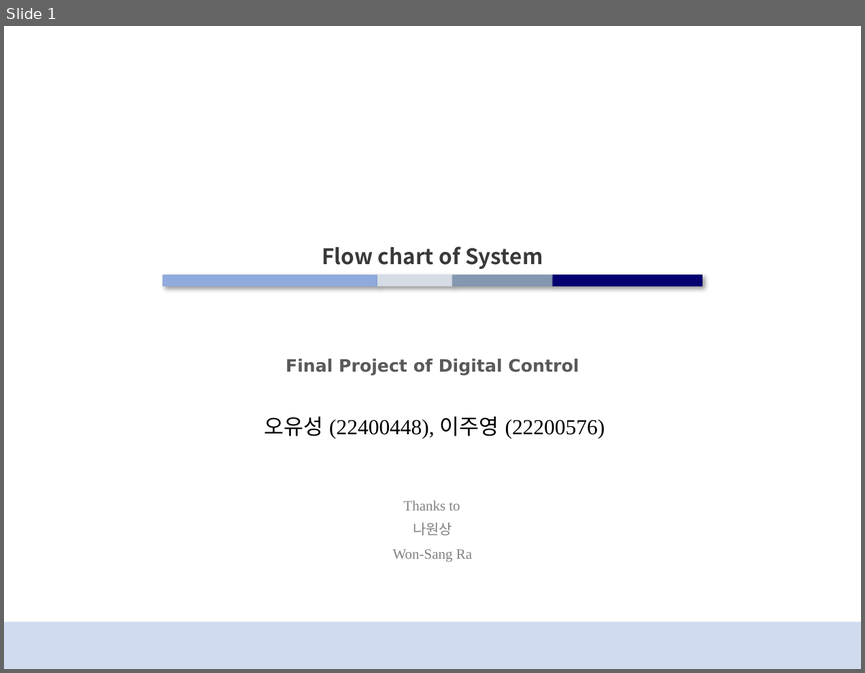
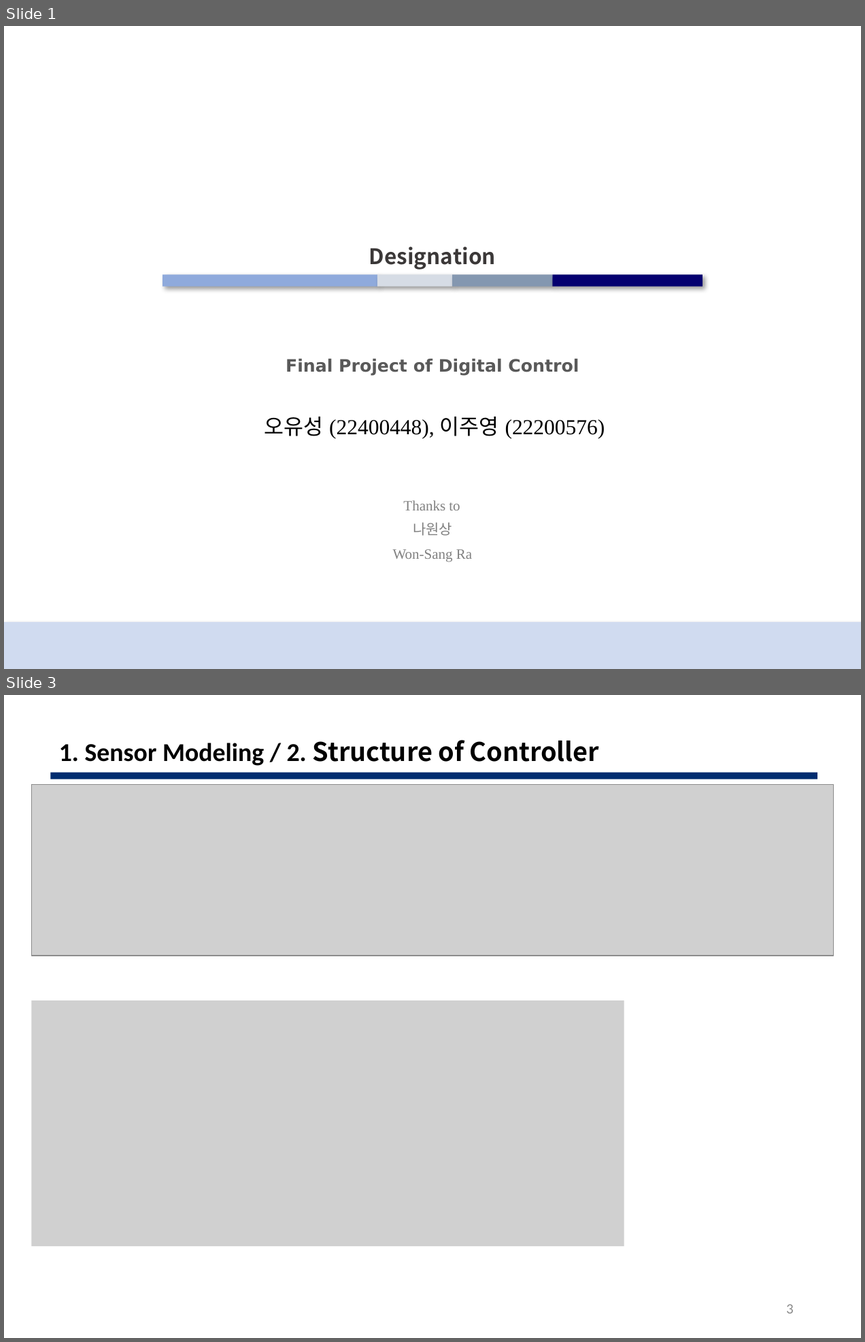
Before and after one commit to 22200576-JUYOUNG-LEE/DCSP_FINAL, a slide deck: 0603_Good/ppt/DCSP_about.pptx. Shown one above the other, each under a label of ours: slide 1 before the commit, slides 1 and 3 after it; the slides between them are not shown. The pictures are 865x673 and 865x1342 pixels, drawn with LibreOffice and Linux fonts; fonts in the diff are those of the drawing; grey boxes stand for pictures. Boxes give left, top, right and bottom in pixels: in the first picture for what was removed or moved away, otherwise in the second. Text is boxed around its words. In the diff, an @@ line names an element or a change of style, - is before the commit and + after.

```diff
--- a/0603_Good/ppt/DCSP_about.pptx
+++ b/0603_Good/ppt/DCSP_about.pptx
@@ slide 3 added at (x1=4, y1=695, x2=861, y2=1338), background #FFFFFF @@
@@ title added at (x1=59, y1=740, x2=600, y2=766), 21.6 pt, text #000000, bold @@
+1. Sensor Modeling / 2. Structure of Controller
@@ rectangle added at (x1=50, y1=772, x2=817, y2=779), fill #022D70 @@
@@ picture added at (x1=31, y1=785, x2=834, y2=955) @@
@@ picture added at (x1=31, y1=1000, x2=623, y2=1246) @@
@@ page number added at (x1=786, y1=1304, x2=793, y2=1313), 12 pt, text #8C8C8C @@
+3
@@ slide 1 changed as well @@
@@ title at (x1=369, y1=246, x2=496, y2=269): text changed @@
-Flow chart of System
+Designation
```
Also in this commit, not shown: 1 other slide changed, 4 other slides added, 6 slides removed, 2 other files.
